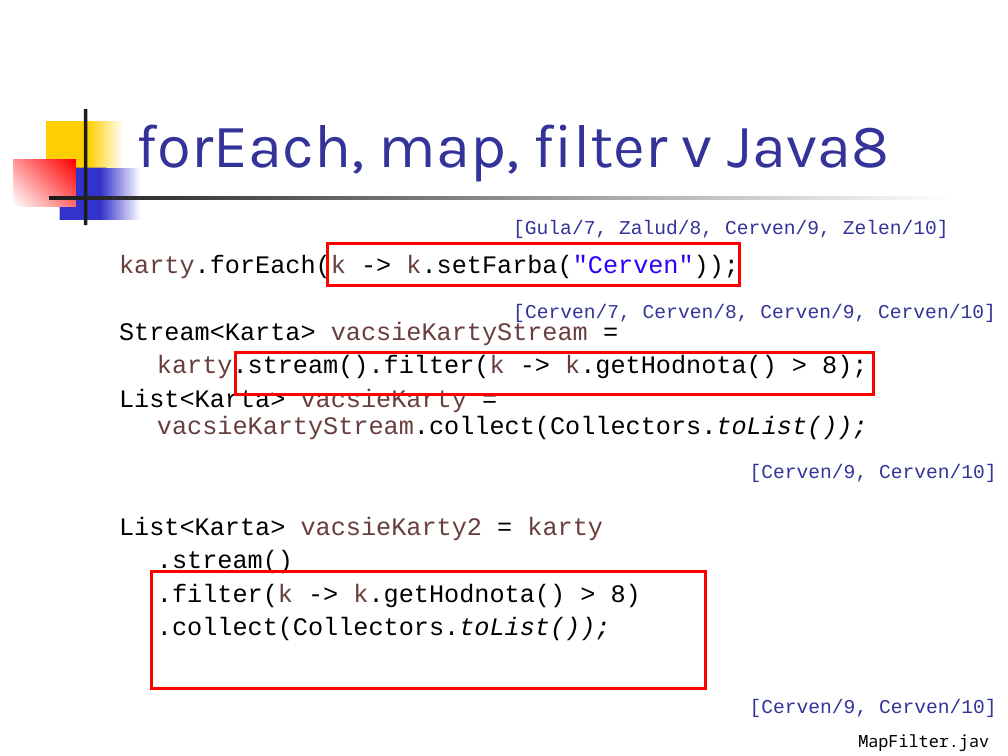
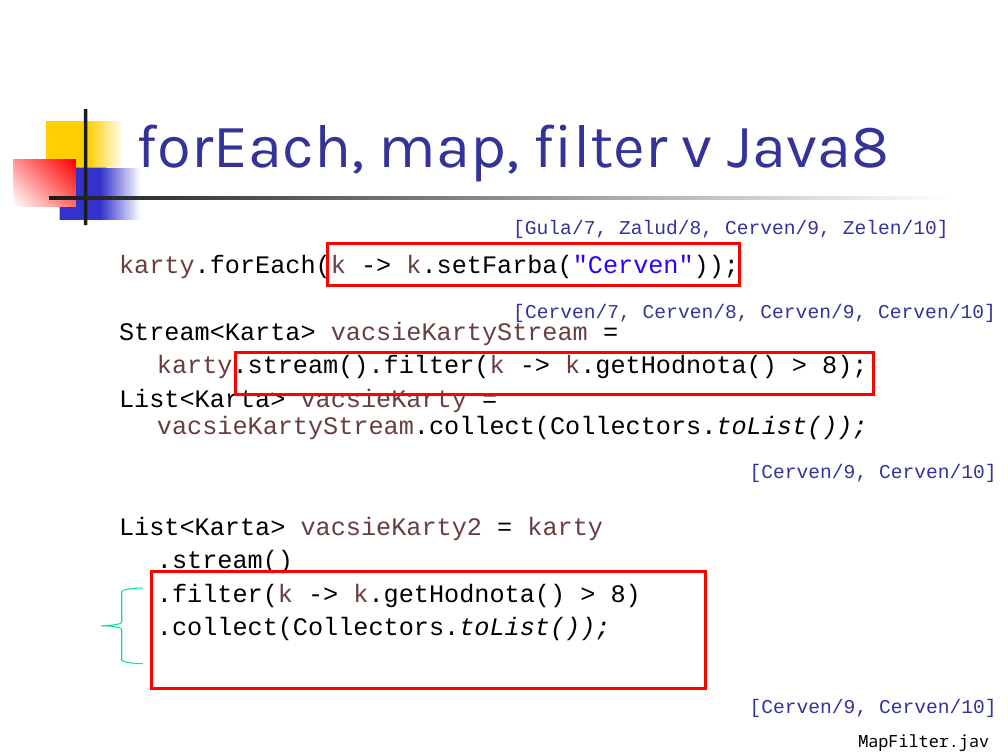
Before and after one commit to Funkcionalne/Prednasky, a slide deck: slide 18 of 01/01_fpro.ppt. Drawn at 1008x756 pixels with LibreOffice and Linux fonts; fonts in the diff are those of the drawing. Boxes give left, top, right and bottom in pixels: in the first picture for what was removed or moved away, otherwise in the second. Text is boxed around its words. In the diff, an @@ line names an element or a change of style, - is before the commit and + after.

```diff
--- a/01/01_fpro.ppt
+++ b/01/01_fpro.ppt
@@ freeform shape added at (x1=101, y1=588, x2=143, y2=663), outline #00E4A7 0.74 pt @@
```
Also in this commit, not shown: 5 other slides changed, 1 other file.
